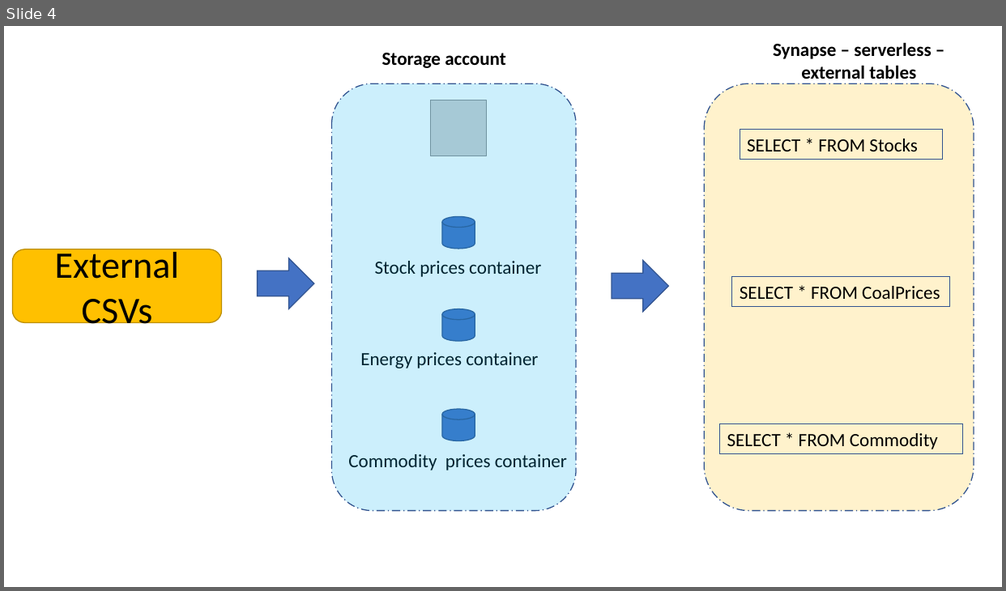
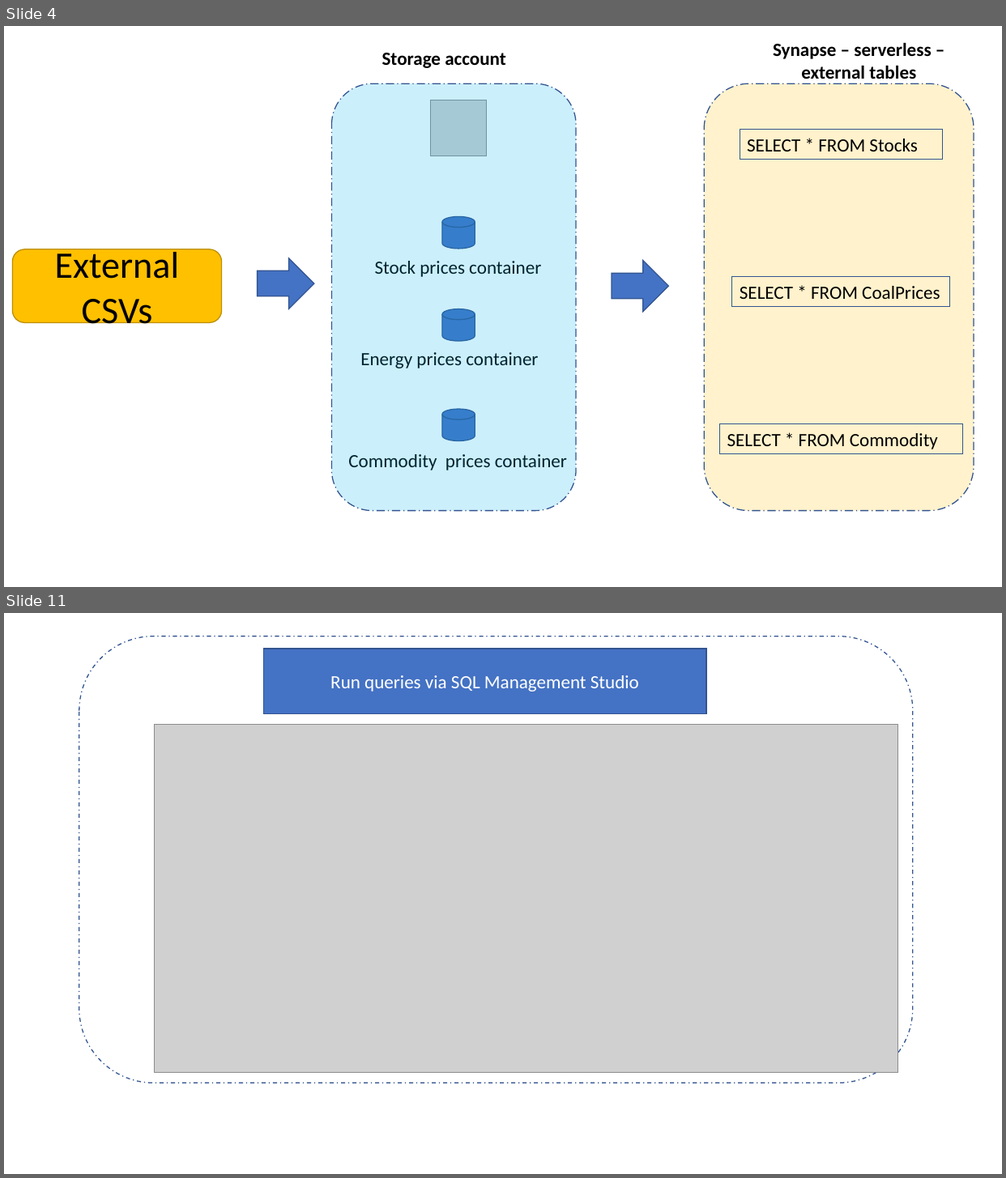
Before and after one commit to sdg002/AzureTrials, a slide deck: synapse-sqlviews-integrationtesting/docs/Synapse-Presentation1.pptx. Shown one above the other, each under a label of ours: slide 4 before the commit, slides 4 and 11 after it; the slides between them are not shown. The pictures are 1006x591 and 1006x1178 pixels, drawn with LibreOffice and Linux fonts; fonts in the diff are those of the drawing; grey boxes stand for pictures. Boxes give left, top, right and bottom in pixels: in the first picture for what was removed or moved away, otherwise in the second. Text is boxed around its words. In the diff, an @@ line names an element or a change of style, - is before the commit and + after.

```diff
--- a/synapse-sqlviews-integrationtesting/docs/Synapse-Presentation1.pptx
+++ b/synapse-sqlviews-integrationtesting/docs/Synapse-Presentation1.pptx
@@ slide 11 added at (4,613,1002,1174), background #FFFFFF @@
@@ rounded rectangle added at (79,636,913,1083), outline #325491 1 pt dashed @@
@@ rectangle added at (264,649,706,714), fill #4472C4, outline #325491 1 pt, 18 pt, text #FFFFFF @@
+Run queries via SQL Management Studio
@@ picture added at (155,725,898,1073) @@
```
Also in this commit, not shown: 7 other slides added, 9 other files.
